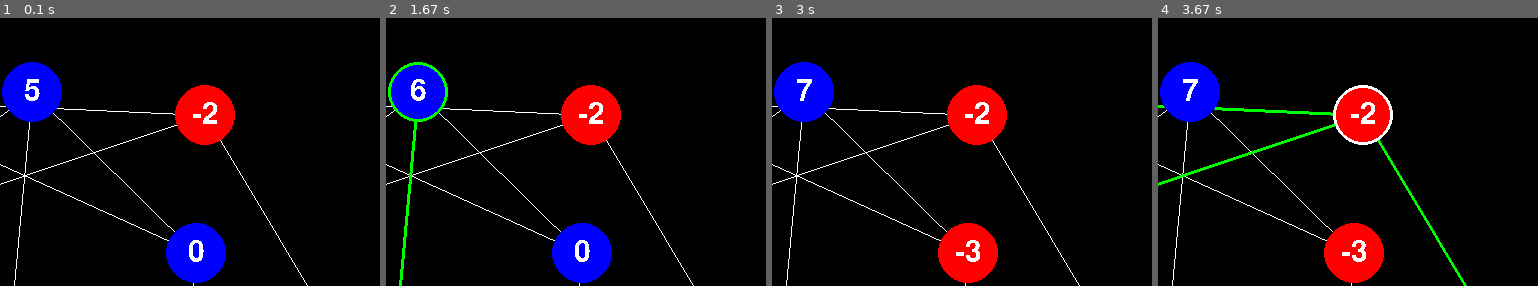
Above: before the commit, frames 1-4 (left to right).
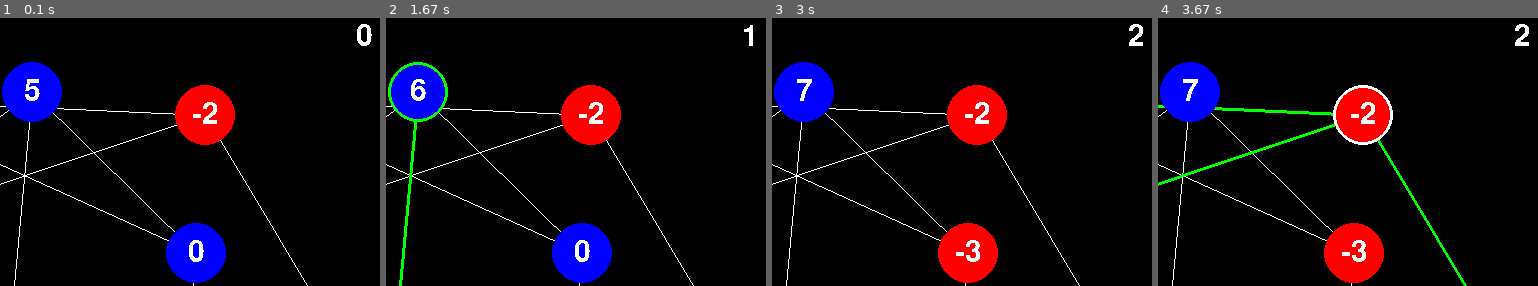
Above: after the commit, the same moments.

Repository: imoea/pygame
Game: pygame game, started from TheDollarGame/main.py
Two runs of this game, one before a commit and one after it. Both use one fixed random seed, a clock stepped at 60 frames per second and the inputs below.
Inputs (mouse positions are % of the whole screen's width and height, from its top left):
- Up to frame 1 (0.1 s): no input
- Up to frame 2 (1.67 s): press the mouse at (52, 62) at 1.37 s; move the mouse to (51, 63) at 1.47 s; release the mouse at (51, 64) at 1.6 s
- Up to frame 3 (3 s): click (90, 92) at 1.87 s; move the mouse to (72, 42) at 2.23 s; click (72, 42) at 2.4 s; click (17, 61) at 2.95 s
- Up to frame 4 (3.67 s): click (74, 23) at 3.57 s
The pictures show only the part of the screen within x 49-99%, y 0-50%; the shares and areas given below are measured in that part.

The runs differ from the first frame. In frame 1, 0.2% of the frame differs, in the area x 93-98%, y 2-11%; in frame 2, 0.1%; in frame 3, 0.2%; in frame 4, 0.2%.

Commit message:
show number of moves

Diff:
--- a/TheDollarGame/main.py
+++ b/TheDollarGame/main.py
@@ -114,6 +114,10 @@
             pygame.draw.circle(console, WHITE, self.pos[node], RADIUS, 3)
             for nbr in self.graph.neighbors(node):
                 pygame.draw.circle(console, GREEN, self.pos[nbr], RADIUS, 3)
+
+        # render number of moves
+        text = Text(self.moves, (WIN_WIDTH - BORDER, BORDER), WHITE)
+        console.blit(text.surface, text)
 
 
     def update(self, event):
Not shown, added: TheDollarGame/.main.py.swp
